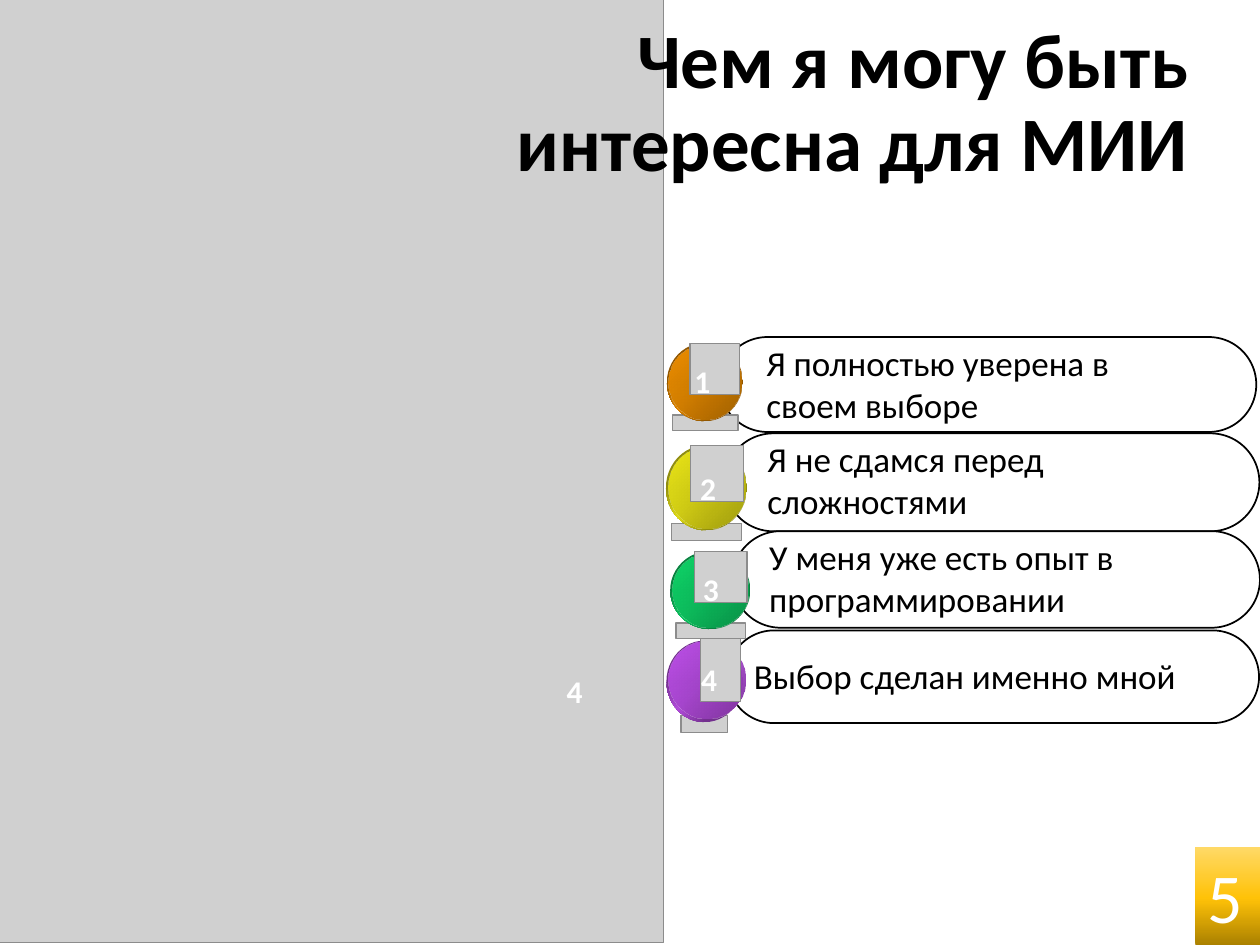
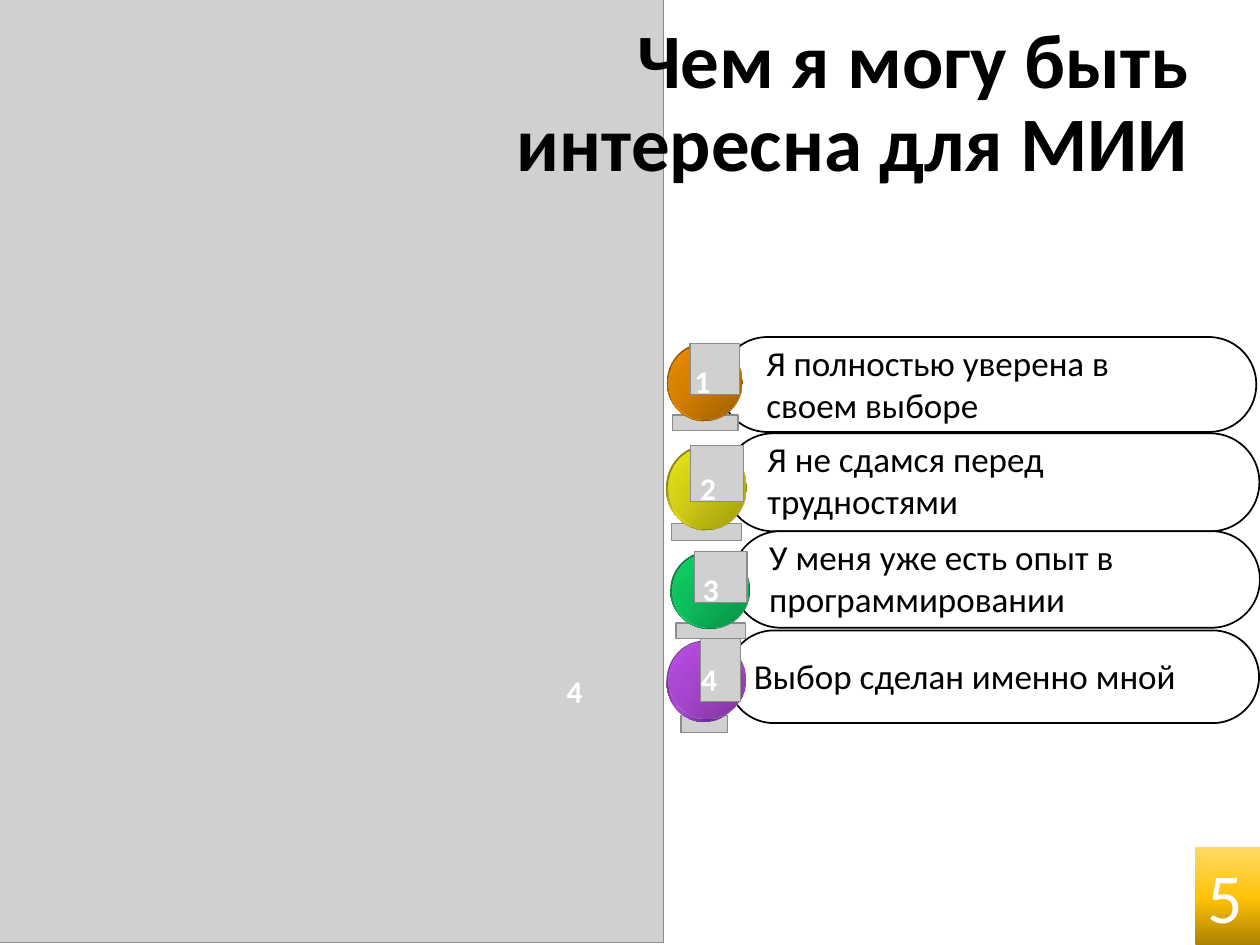
Before and after one commit to Annstasia/git_lesson_repository, a slide deck: slide 5 of дальнейшее образование.pptx. Drawn at 1260x945 pixels with LibreOffice and Linux fonts; fonts in the diff are those of the drawing; grey boxes stand for pictures; background and template pictures are left out. Boxes give left, top, right and bottom in pixels: in the first picture for what was removed or moved away, otherwise in the second. Text is boxed around its words. In the diff, an @@ line names an element or a change of style, - is before the commit and + after.

```diff
--- a/дальнейшее образование.pptx
+++ b/дальнейшее образование.pptx
@@ text at (767,449,1044,520): text changed @@
-Я не сдамся перед сложностями
+Я не сдамся перед трудностями
```
Also in this commit, not shown: 2 other slides changed.
